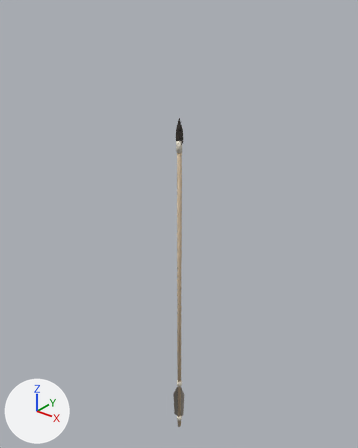
What one commit did to the glTF model assets/models/items/SM_Item_arrow.gltf.
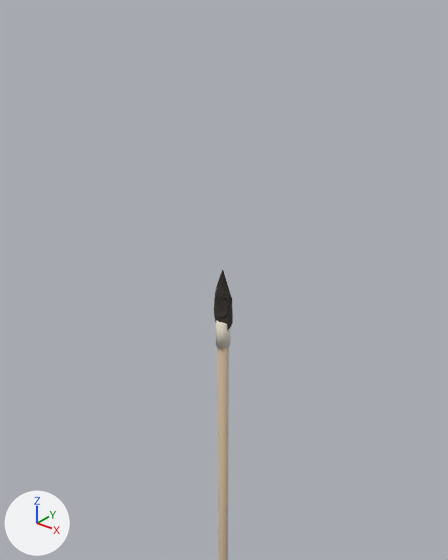
Each version appears first whole from a 50 mm camera at (0.577, -0.723, 1.024) aimed at (-0.023, 0.027, 0.559), and next in a close-up from a 50 mm camera at (0.265, -0.33, 0.992) aimed at (0.015, -0.018, 0.799). Lighting does not change. The marker at lower left points along +X, +Y and +Z. The last two pictures show the newer version. Vertices at exactly the same position are counted once.

Names of what the first close-up shows: 'SM_Item_arrow'.
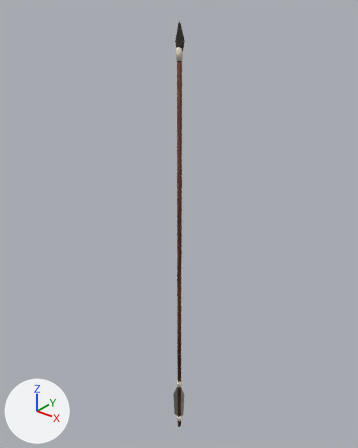
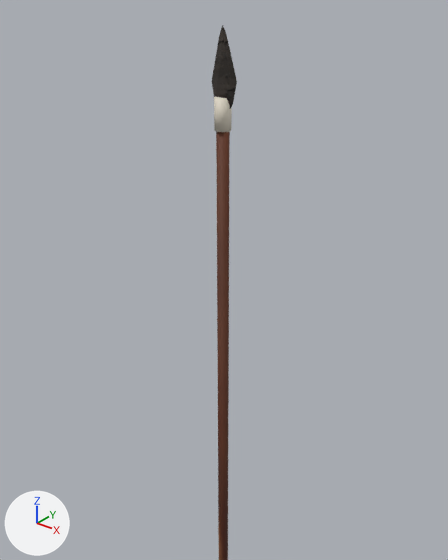
Edits to the scene script, one JSON object a line:
```json
{"op": "add", "block": "img_t_bowtripo_12", "code": ["img_t_bowtripo_12 = load_image('T_BowTripo_12', 'textures/T_BowTripo_12.jpg', 1024, 1024, 'sRGB')"]}
{"op": "remove", "block": "mat_m_arrowshaft", "code": "mat_m_arrowshaft.base_color = (0.58, 0.45, 0.3)  # beige #c8b395"}
{"op": "add", "block": "mat_m_arrowshaft", "code": "mat_m_arrowshaft.texture = img_t_bowtripo_12"}
{"block": "me_tube", "where": "# used by ob_sm_item_arrow; location = (0.0, 0.0, 0.0)"}
{"block": "me_tube", "where": "# verts and faces of me_tube; kept vertices keep their numbers, new ones are numbered from 103"}
{"block": "me_tube", "where": "# before: 8 (0.003, 0.003, 0.75), 9 (0.0, 0.004, 0.75), 10 (-0.003, 0.003, 0.75), 11 (-0.004, 0.0, 0.75), 12 (-0.003, -0.003, 0.75) at pixel (217, 323)"}
{"block": "me_tube", "where": "# before: 13 (0.0, -0.004, 0.75) at pixel (219, 325), 14 (0.003, -0.003, 0.75) at pixel (223, 326), 15 (0.004, 0.0, 0.75)"}
{"op": "remove", "block": "me_tube", "code": "me_tube.from_pydata(...)  # 103 vertices, 168 faces; spans x -0.009..0.016, y -0.014..0.014, z 0.0..0.796"}
{"op": "add", "block": "me_tube", "code": "me_tube.from_pydata(...)  # 101 vertices, 164 faces; spans x -0.011..0.016, y -0.014..0.014, z 0.0..0.966"}
{"block": "me_tube", "change": "me_tube part 1: the loose piece of 16 vertices spanning x -0.006..0.006, y -0.006..0.006, z 0.73..0.752 is moved by (0.0, 0.0, 0.17)"}
{"block": "me_tube", "change": "me_tube part 2: a new loose piece of 25 vertices spanning x -0.011..0.011, y -0.003..0.003, z 0.909..0.966, in mat_m_flint"}
{"block": "me_tube", "change": "me_tube part 3: the loose piece of 27 vertices spanning x -0.009..0.01, y -0.003..0.003, z 0.74..0.796 is deleted"}
{"block": "me_tube", "change": "me_tube part 4"}
{"op": "add", "block": "me_tube", "code": "for i in [*range(8, 16)]: verts[i] += (0.0, 0.0, 0.17)"}
```

What differs and where, as boxes [x1, y1, x2, y2] in the close-ups (448 x 560 px; the box of a moved part takes in the faces that stretch with it):
```json
{"object": "SM_Item_arrow", "change": "surface changed, reshaped", "before": [214, 270, 233, 560], "after": [212, 25, 237, 560], "on screen": "beige to brown"}
{"part": 1, "of": "me_tube", "change": "moved or reshaped", "before": [216, 320, 230, 349], "after": [214, 97, 232, 132]}
{"part": 2, "of": "me_tube", "change": "added", "after": [212, 25, 237, 109]}
{"part": 3, "of": "me_tube", "change": "deleted", "before": [214, 270, 233, 331]}
{"part": 4, "of": "me_tube", "change": "moved or reshaped", "before": [217, 347, 229, 560], "after": [216, 131, 230, 560]}
```
